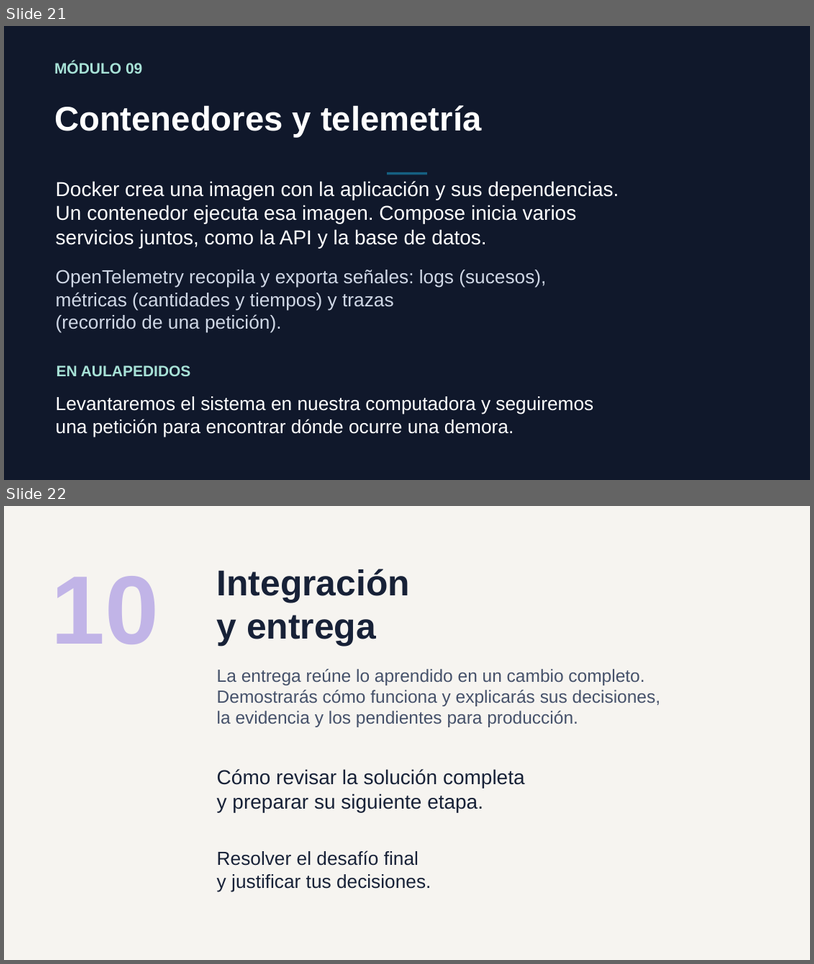
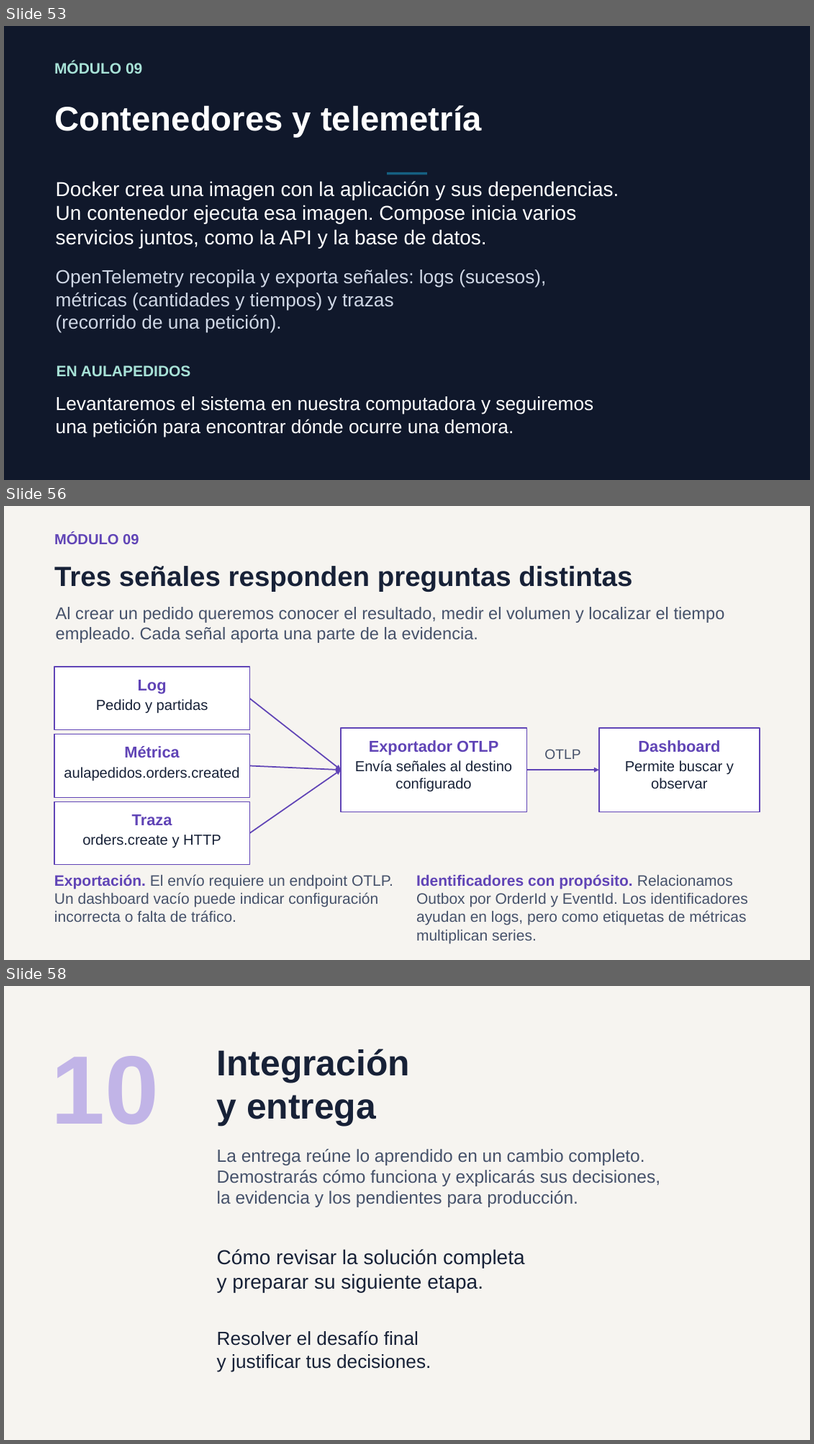
Before and after one commit to ychavez/CursoNETIA, a slide deck: instructor/clases/00-presentacion-alumnos.pptx. Shown one above the other, each under a label of ours: slides 21 and 22 before the commit, slides 53, 56 and 58 after it; the slides between them are not shown. The pictures are 814x964 and 814x1444 pixels, drawn with LibreOffice and Linux fonts; fonts in the diff are those of the drawing. Boxes give left, top, right and bottom in pixels: in the first picture for what was removed or moved away, otherwise in the second. Text is boxed around its words. In the diff, an @@ line names an element or a change of style, - is before the commit and + after.

```diff
--- a/instructor/clases/00-presentacion-alumnos.pptx
+++ b/instructor/clases/00-presentacion-alumnos.pptx
@@ slide 56 added at (4,506,810,960), background #F6F4F0 @@
@@ text added at (54,533,139,544), 17.2 pt, text #6044B6, bold @@
+MÓDULO 09
@@ text added at (54,566,633,591), 33 pt, text #172137, bold @@
+Tres señales responden preguntas distintas
@@ text added at (56,607,725,643), 20.2 pt, text #45516A @@
+Al crear un pedido queremos conocer el resultado, medir el volumen y localizar el tiempo
+empleado. Cada señal aporta una parte de la evidencia.
@@ rectangle added at (54,667,250,730), fill #FFFFFF, outline #6044B6 1.13 pt @@
@@ text added at (96,699,208,713), 17.2 pt, text #172137 @@
+Pedido y partidas
@@ text added at (138,680,167,694), 18.8 pt, text #6044B6, bold @@
+Log
@@ arrow added from (250, 698) to (341, 770), #6044B6 1.5 pt @@
@@ rectangle added at (54,734,250,797), fill #FFFFFF, outline #6044B6 1.13 pt @@
@@ rectangle added at (341,728,527,812), fill #FFFFFF, outline #6044B6 1.13 pt @@
@@ text added at (369,740,499,754), 18.8 pt, text #6044B6, bold @@
+Exportador OTLP
@@ rectangle added at (599,728,760,812), fill #FFFFFF, outline #6044B6 1.13 pt @@
@@ text added at (638,740,720,752), 18.8 pt, text #6044B6, bold @@
+Dashboard
@@ text added at (124,746,179,757), 18.8 pt, text #6044B6, bold @@
+Métrica
@@ text added at (355,760,512,791), 17.2 pt, text #172137 @@
+Envía señales al destino
+configurado
@@ text added at (545,749,581,759), 16.5 pt, text #45516A @@
+OTLP
@@ text added at (625,760,734,789), 17.2 pt, text #172137 @@
+Permite buscar y
+observar
@@ text added at (64,767,239,781), 17.2 pt, text #172137 @@
+aulapedidos.orders.created
@@ arrow added from (250, 834) to (341, 770), #6044B6 1.5 pt @@
@@ arrow added from (250, 765) to (341, 770), #6044B6 1.5 pt @@
@@ arrow added from (527, 770) to (599, 770), #6044B6 1.5 pt @@
@@ rectangle added at (54,802,250,865), fill #FFFFFF, outline #6044B6 1.13 pt @@
@@ text added at (132,814,172,825), 18.8 pt, text #6044B6, bold @@
+Traza
@@ text added at (82,834,221,847), 17.2 pt, text #172137 @@
+orders.create y HTTP
@@ text added at (54,874,394,921), 18 pt, text #45516A @@
+Exportación. El envío requiere un endpoint OTLP.
+Un dashboard vacío puede indicar configuración
+incorrecta o falta de tráfico.
@@ text added at (417,874,748,943), 18 pt, text #45516A @@
+Identificadores con propósito. Relacionamos
+Outbox por OrderId y EventId. Los identificadores
+ayudan en logs, pero como etiquetas de métricas
+multiplican series.
@@ what was slide 21 is now slide 53 @@
@@ what was slide 22 is now slide 58 @@
```
Also in this commit, not shown: 39 other slides added, 3 other files.
